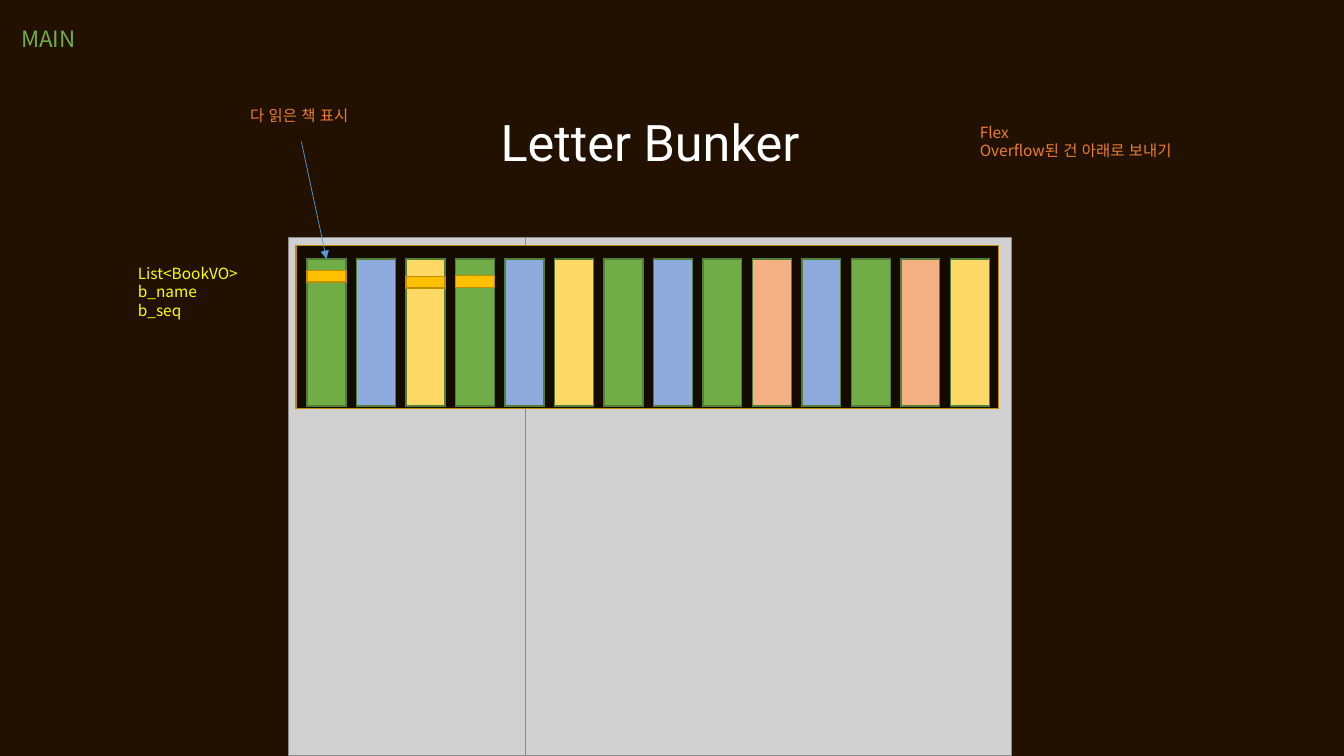
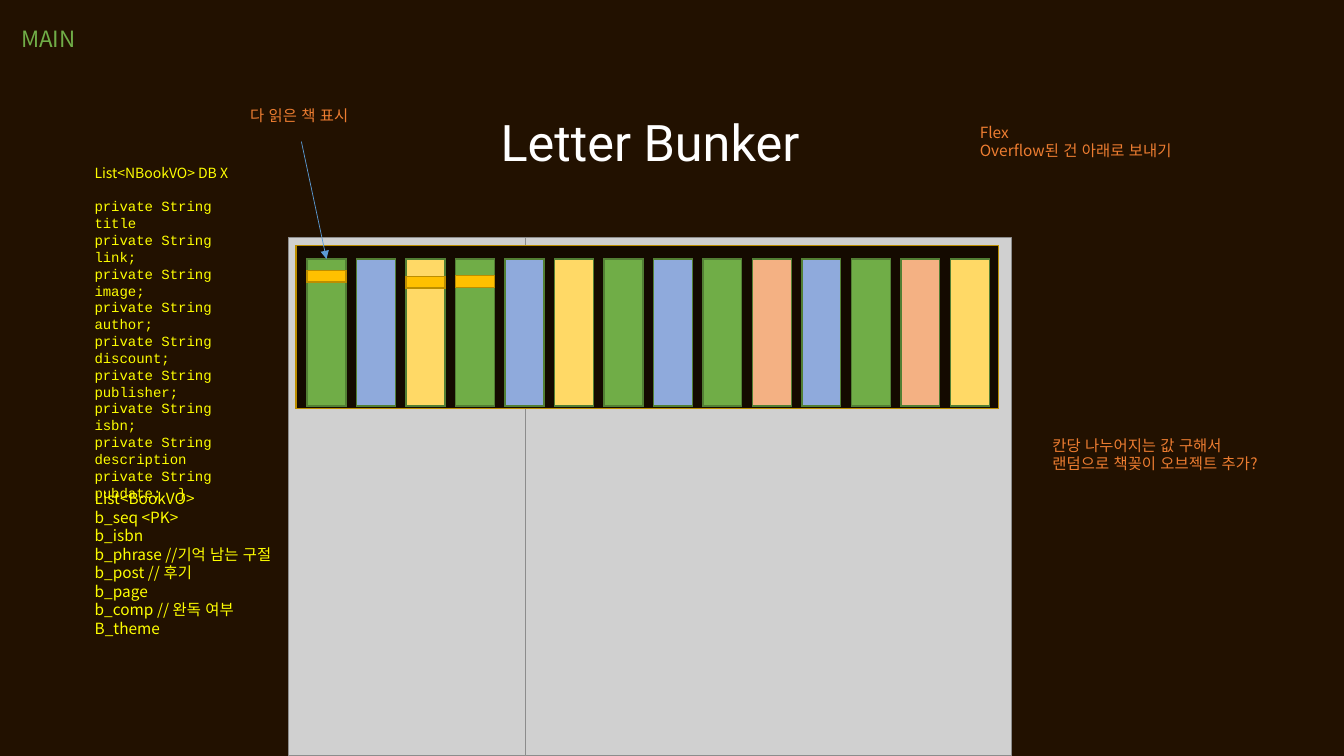
Before and after one commit to itkezi/Biz_Spring_2022_505, a slide deck: slide 3 of SpMVC_LETTERBUNKER/src/main/webapp/resources/letter bunker.pptx. Drawn at 1344x756 pixels with LibreOffice and Linux fonts; fonts in the diff are those of the drawing; grey boxes stand for pictures. Boxes give left, top, right and bottom in pixels: in the first picture for what was removed or moved away, otherwise in the second. Text is boxed around its words. In the diff, an @@ line names an element or a change of style, - is before the commit and + after.

```diff
--- a/SpMVC_LETTERBUNKER/src/main/webapp/resources/letter bunker.pptx
+++ b/SpMVC_LETTERBUNKER/src/main/webapp/resources/letter bunker.pptx
@@ text added at (x1=95, y1=167, x2=228, y2=502), 10 pt, text #FFFF00 @@
+List<NBookVO> DB X
+private String title
+private String link;
+private String image;
+private String author;
+private String discount;
+private String publisher;
+private String isbn;
+private String description
+private String pubdate; }
@@ text removed at (x1=138, y1=266, x2=238, y2=320) @@
-List<BookVO>
-b_name
-b_seq
@@ text added at (x1=1052, y1=438, x2=1258, y2=471), 11 pt, text #ED7D31 @@
+칸당 나누어지는 값 구해서
+랜덤으로 책꽂이 오브젝트 추가?
@@ text added at (x1=95, y1=489, x2=271, y2=636), 11 pt, text #FFFF00 @@
+List<BookVO>
+b_seq <PK>
+b_isbn
+b_phrase //기억 남는 구절
+b_post // 후기
+b_page
+b_comp // 완독 여부
+B_theme
```
Also in this commit, not shown: 2 other slides changed, 1 slide added, 1 slide removed, 13 other files.
